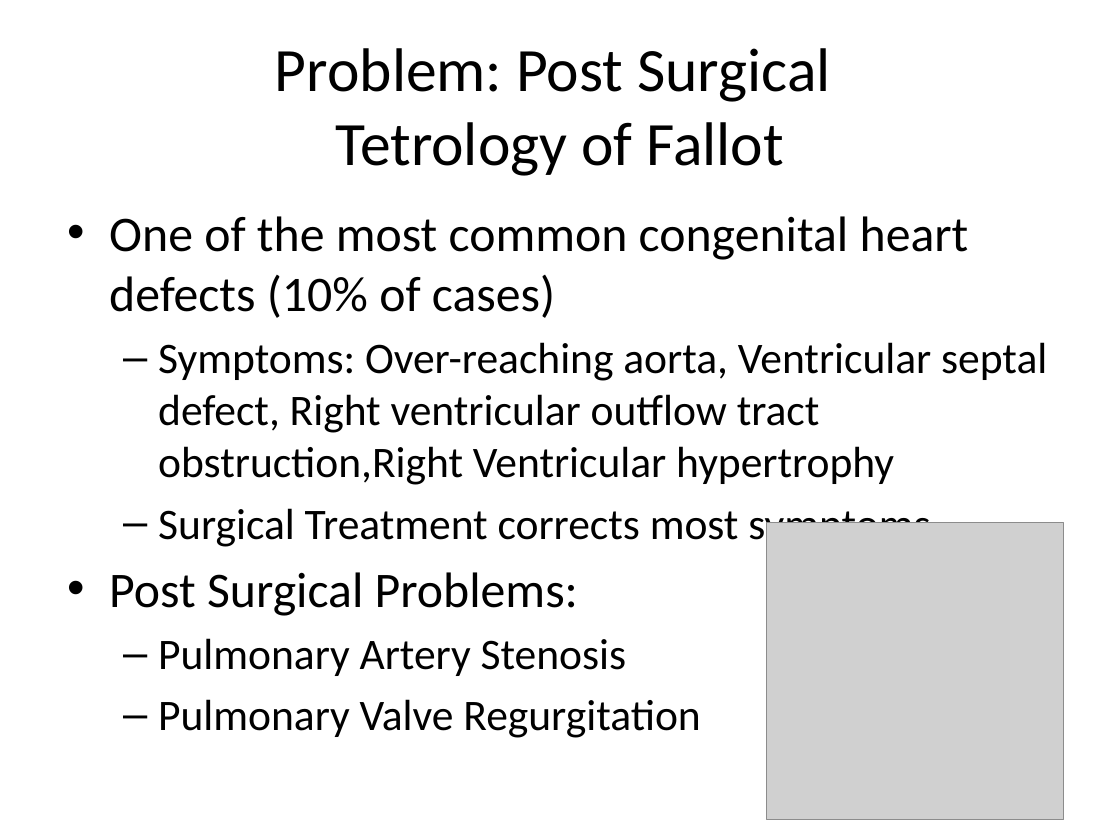
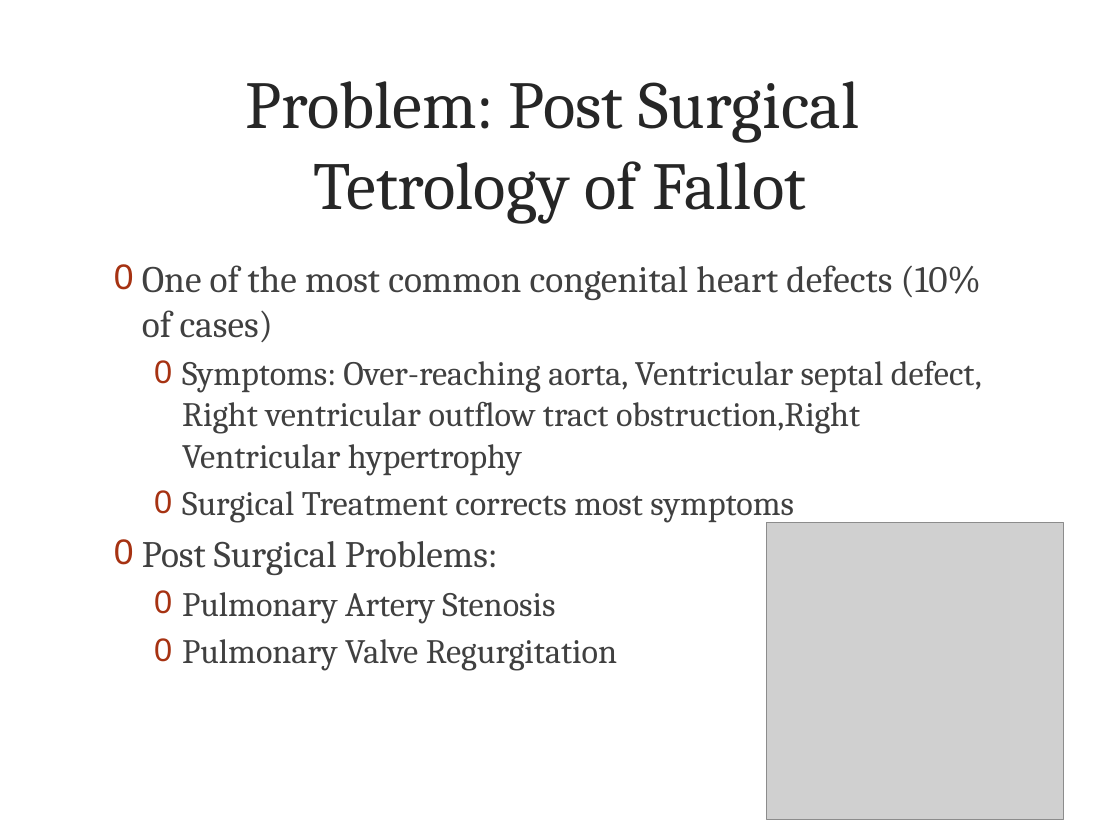
Before and after one commit to bshyong/MATLAB-Cardiovascular-Model-GUI, a slide deck: slide 2 of Final Presentation.pptx. Drawn at 1120x840 pixels with LibreOffice and Linux fonts; fonts in the diff are those of the drawing; grey boxes stand for pictures; background and template pictures are left out. Boxes give left, top, right and bottom in pixels: in the first picture for what was removed or moved away, otherwise in the second. Text is boxed around its words. In the diff, an @@ line names an element or a change of style, - is before the commit and + after.

```diff
--- a/Final Presentation.pptx
+++ b/Final Presentation.pptx
@@ title "Problem: Post Surgical Tetrology of ...": place and size @@
-title "Problem: Post Surgical Tetrology of ..." at [275, 48, 830, 176]
+title "Problem: Post Surgical Tetrology of ..." at [246, 81, 860, 223]
@@ title "Problem: Post Surgical Tetrology of ..." at [246, 81, 860, 223]: size 39.6 to 43.2 pt, font Calibri to Cambria, text colour #000000 to #262626 @@
@@ text "One of the most common ...": place and size @@
-text "One of the most common ..." at [109, 216, 1047, 738]
+text "One of the most common ..." at [142, 265, 982, 671]
@@ text "One of the most common ..." at [142, 265, 982, 671]: size 32 to 24 pt in "One of the most common congenital heart ...", "Post Surgical Problems:"; font Calibri to Cambria, text colour #000000 to #404040; size 28 to 22 pt in "Symptoms: Over-reaching aorta, Ventricular septal defect, Ri ...", "Surgical Treatment corrects most symptoms", "Pulmonary Artery Stenosis", "Pulmonary Valve Regurgitation"; bullet • to 0; less space between paragraphs; bullet – to 0 @@
```
Also in this commit, not shown: 5 other slides changed, 2 slides added, 2 slides removed, 2 other files.
